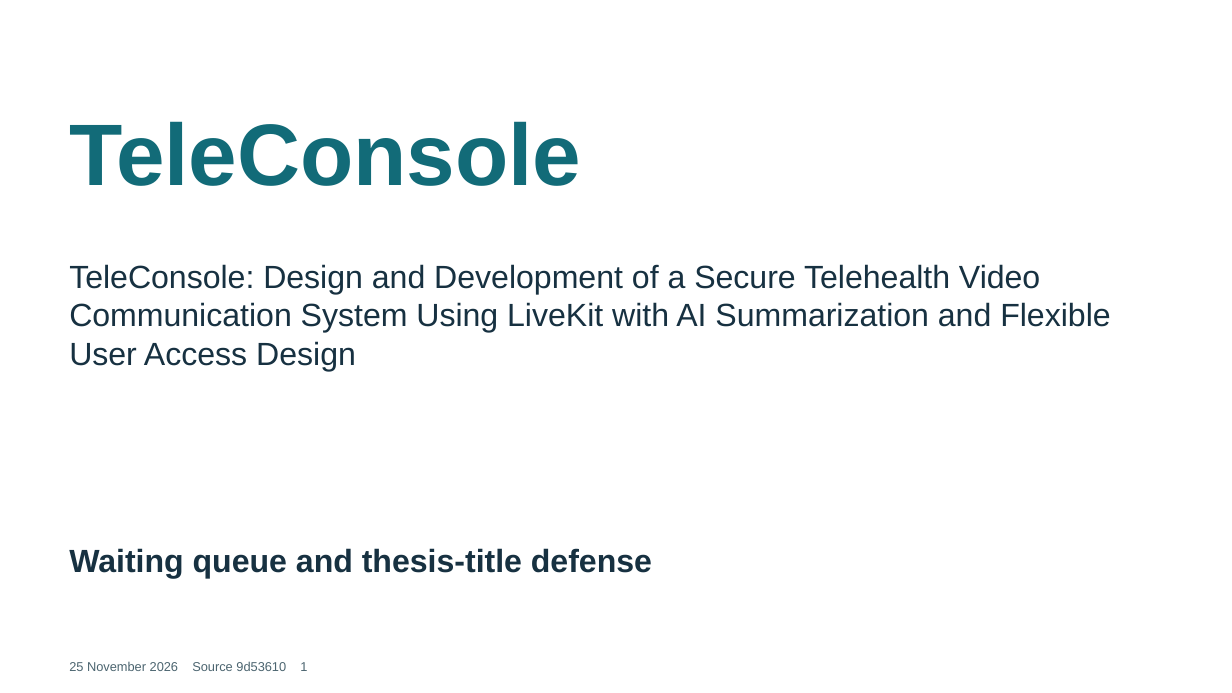
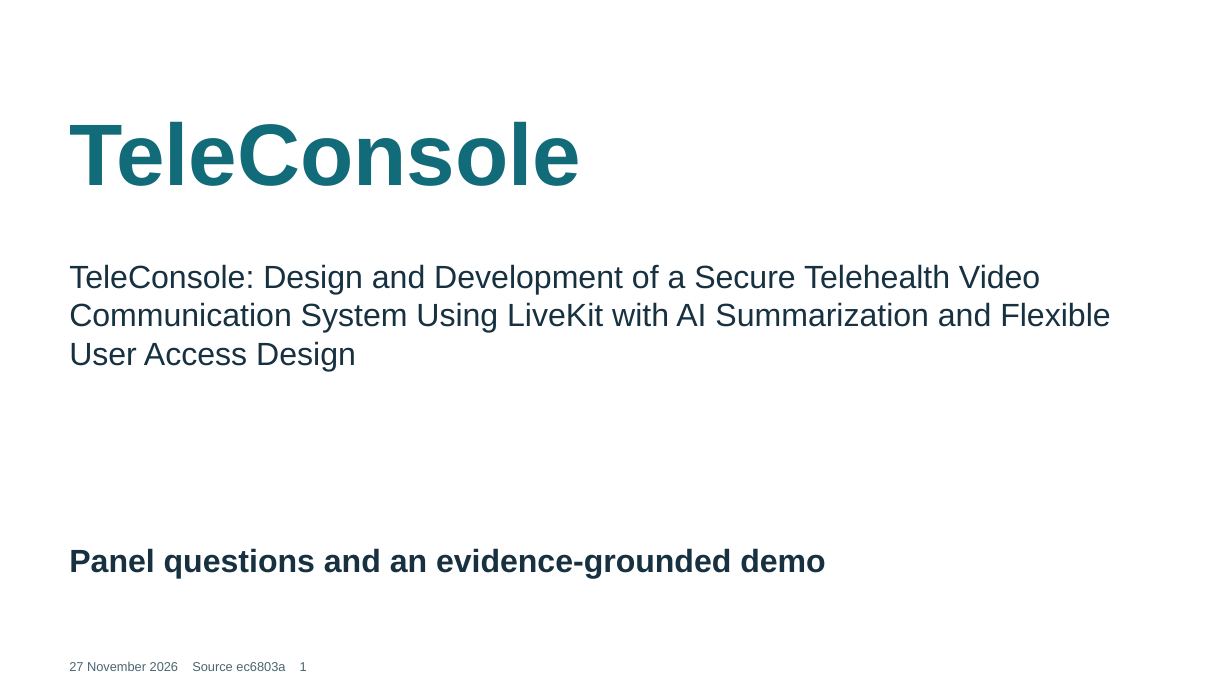
Before and after one commit to Garrette27/Livekit, a slide deck: slide 1 of docs/thesis-defense/TeleConsole-Waiting-Queue-and-Title-Defense.pptx. Drawn at 1232x693 pixels with LibreOffice and Linux fonts; fonts in the diff are those of the drawing. Boxes give left, top, right and bottom in pixels: in the first picture for what was removed or moved away, otherwise in the second. Text is boxed around its words. In the diff, an @@ line names an element or a change of style, - is before the commit and + after.

Commit message:
docs: rebuild 259-page manuscript, 97 ranked panel answers and verified demo defense pack

```diff
--- a/docs/thesis-defense/TeleConsole-Waiting-Queue-and-Title-Defense.pptx
+++ b/docs/thesis-defense/TeleConsole-Waiting-Queue-and-Title-Defense.pptx
@@ text at bbox=[69, 548, 825, 578]: text changed @@
-Waiting queue and thesis-title defense
+Panel questions and an evidence-grounded demo
@@ text at bbox=[69, 662, 307, 671]: text changed @@
-25 November 2026 Source 9d53610 1
+27 November 2026 Source ec6803a 1
```
Also in this commit, not shown: 7 other slides changed, 6 slides added, 6 slides removed, 32 other files.
